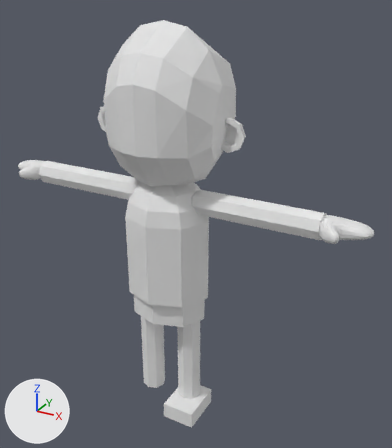
The Blender file Human.blend, before and after one commit.
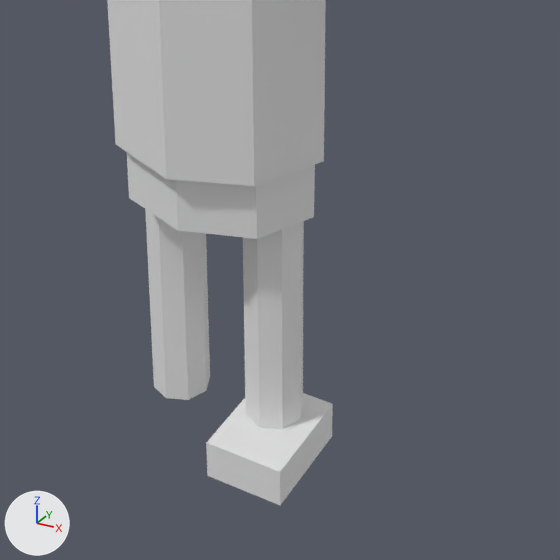
Each version appears first whole from a 50 mm lens placed at (4.77, -7.63, 2.54), pointed at (0.35, 0.41, -1.48), and next in a close-up on the part from 22% to 76% of the width and 53% to 100% of the height. Every picture has the same lights, and +X, +Y and +Z are marked at lower left.

Objects in the first close-up: '球.002', '球.004', '球.005', '立方体.001'.
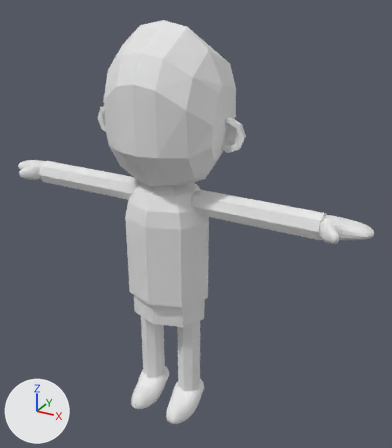
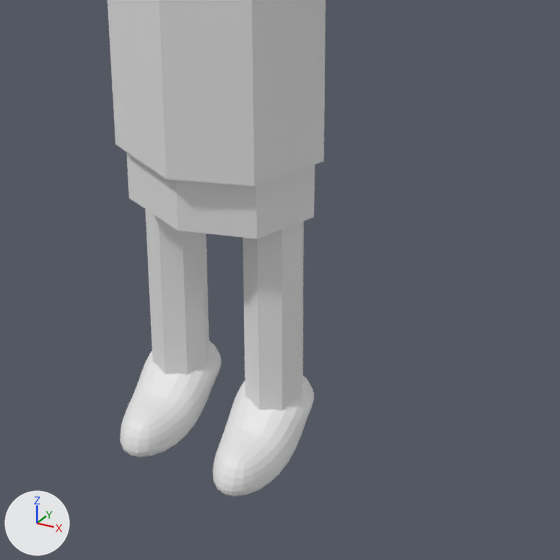
Commit message: ローポリの人モデリング中

What differs and where, as boxes (x1, y1, x2, y2) in the close-ups (560 x 560 px):
'立方体.001', reshaped, moved, modifiers changed, rescaled (52% wider, 39% taller): before (206, 393, 333, 505); after (120, 340, 314, 496)
part 1 of me_立方体_001, deleted: before (206, 393, 333, 505)
part 2 of me_立方体_001, added: after (120, 340, 314, 496)

Diff of the bpy script that builds the scene:
```diff
--- a/Human.blend.py
+++ b/Human.blend.py
@@ me_立方体_001 @@
 # used by ob_立方体_001; location = (0.47, -0.145, -5.184); scale = (0.315, 0.415, 0.159)
 # verts and faces of me_立方体_001; kept vertices keep their numbers, new ones are numbered from 8
 # before: 0 (-1.0, -1.0, -1.0) at pixel (207, 475), 1 (-1.0, -1.0, 1.0) at pixel (206, 442), 2 (-1.0, 1.0, -1.0), 3 (-1.0, 1.0, 1.0), 4 (1.0, -1.0, -1.0) at pixel (280, 505)
 # before: 5 (1.0, -1.0, 1.0) at pixel (280, 472), 6 (1.0, 1.0, -1.0) at pixel (332, 436), 7 (1.0, 1.0, 1.0) at pixel (332, 403)
-me_立方体_001.from_pydata(...)  # 8 vertices, 6 faces; spans x -1.0..1.0, y -1.0..1.0, z -1.0..1.0
+me_立方体_001.from_pydata(...)  # 36 vertices, 34 faces; spans x 0.1..0.73, y -0.83..0.32, z -5.3..-4.69
+# me_立方体_001 part 1
+delete_vertices([*range(0, 8)])  # with the faces that use them
+# me_立方体_001 part 2
+# 36 vertices are added at x 0.1..0.73, y -0.83..0.32, z -5.3..-4.69
+# 34 new faces join them
@@ ob_立方体_001 @@
 ob_立方体_001 = bpy.data.objects.new('立方体.001', me_立方体_001)
-ob_立方体_001.location = (0.47, -0.145, -5.184)
-ob_立方体_001.scale = (0.315, 0.415, 0.159)
+ob_立方体_001.location = (0.0, 0.0, 0.0)
+_m = ob_立方体_001.modifiers.new('Subdivision', 'SUBSURF')
+_m = ob_立方体_001.modifiers.new('ミラー', 'MIRROR')
+_m.use_clip = True
```
